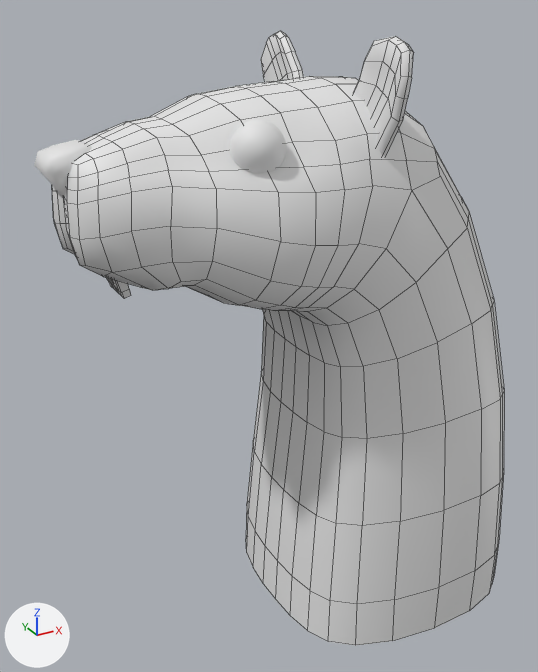
The FBX model Assets/3D/Meshes/SM_Rat_01.fbx: old version first, new version second.
The view is the same before and after, from a 50 mm lens placed at (-0.448, -0.574, 0.645), pointed at (-0.12, 0.022, 0.347). Every picture has the same lights, and +X, +Y and +Z are marked at lower left. The first picture is the older version. Mesh edges are drawn as thin lines on the coarser meshes. Where no turn or scale is listed for an object, it has been applied to the vertices.

Names of what the first picture shows: 'Body', 'Ears', 'Nose', 'Sphere001' and 1 more.
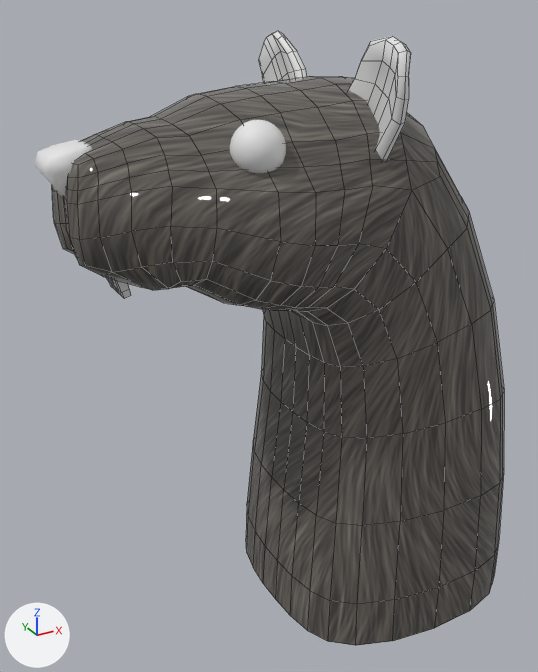
The newer file is also turned or shifted as a whole; pictures and numbers use the older file's frame.

What changed in the scene script:
```text
Add img_texturesquare_defaultmaterial_basemap_png:
    img_texturesquare_defaultmaterial_basemap_png = load_image('TextureSquare_DefaultMaterial_BaseMap.png', '../Textures/Fur/TextureSquare_DefaultMaterial_BaseMap.png', 2048, 2048, 'sRGB')
Add mat_material__16:
    mat_material__16 = principled_material('Material #16')
    mat_material__16.texture = img_texturesquare_defaultmaterial_basemap_png
    mat_material__16.roughness = 0.0
Change me_mesh:
    where me_mesh.from_pydata(...)  # 442 vertices, 427 faces; spans x -0.316..0.145, y -0.133..0.133, z 0.043..0.59
    add me_mesh.materials.append(mat_material__16)  # picture img_texturesquare_defaultmaterial_basemap_png
```

Boxes [x1, y1, x2, y2] around the edits, measured in the pictures (538 x 672 px):
'Body', recoloured (white to grey)
    both: [52, 76, 504, 646]
